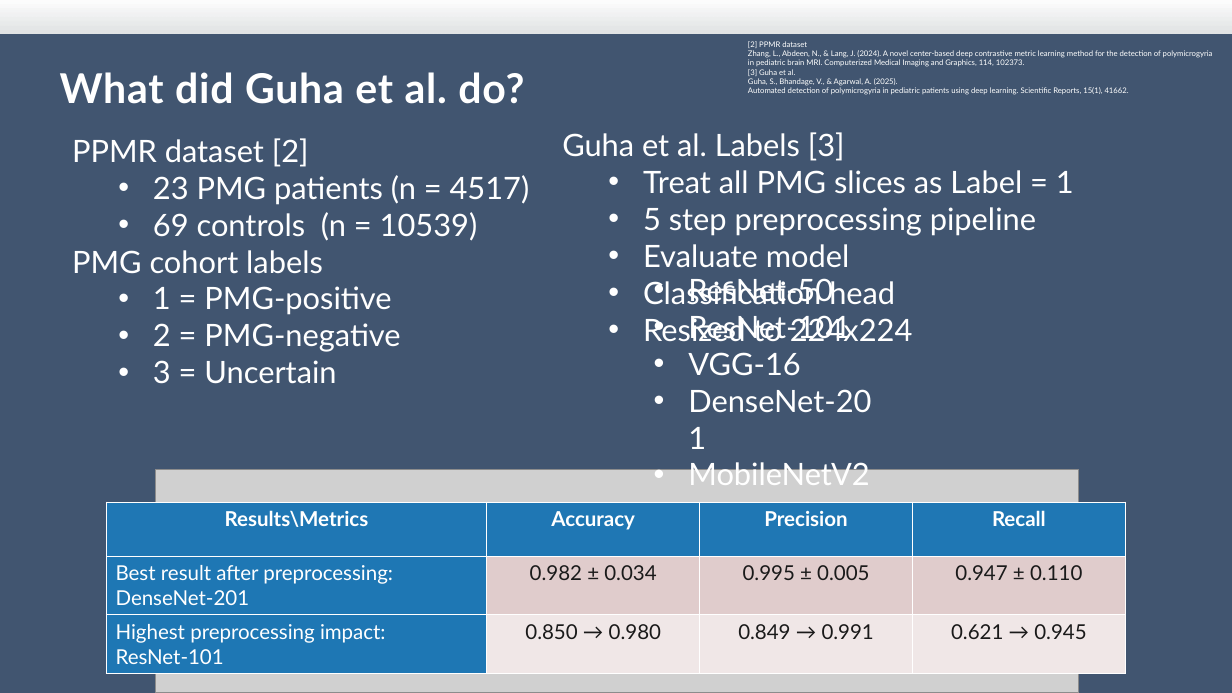
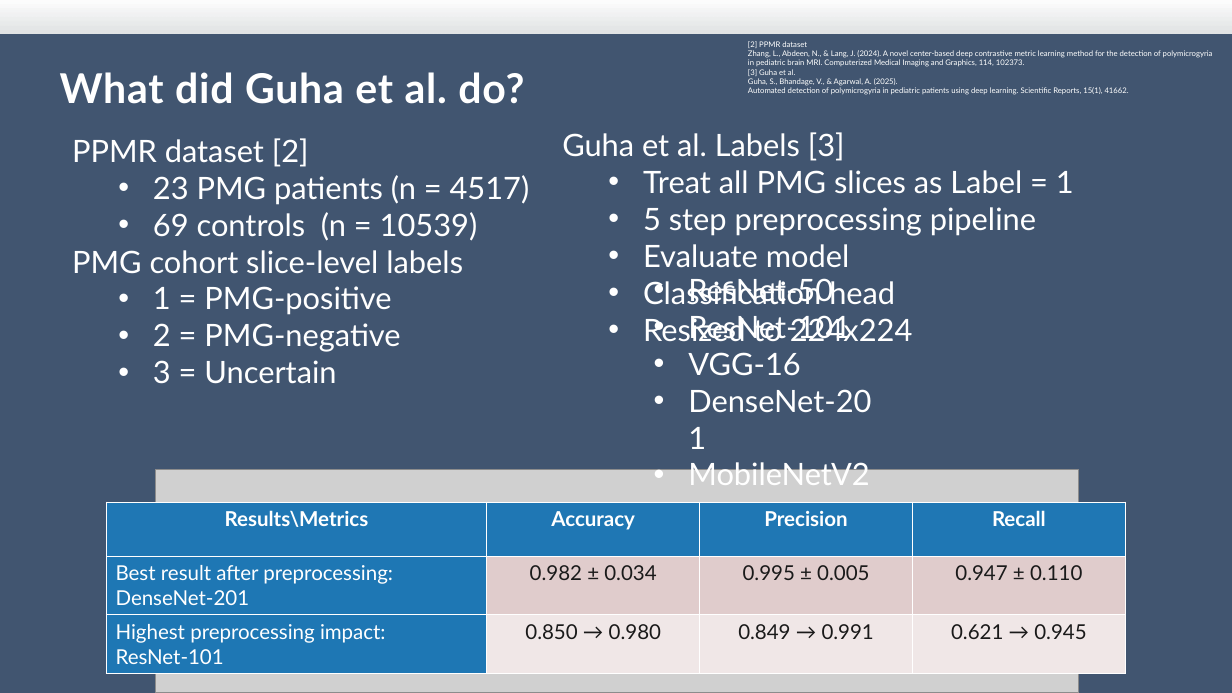
Before and after one commit to HolgeMax/PMG, a slide deck: slide 3 of powerpoint/PMG_ku_final.pptx. Drawn at 1232x693 pixels with LibreOffice and Linux fonts; fonts in the diff are those of the drawing; grey boxes stand for pictures; background and template pictures are left out. Boxes give left, top, right and bottom in pixels: in the first picture for what was removed or moved away, otherwise in the second. Text is boxed around its words. In the diff, an @@ line names an element or a change of style, - is before the commit and + after.

```diff
--- a/powerpoint/PMG_ku_final.pptx
+++ b/powerpoint/PMG_ku_final.pptx
@@ text at <box>72,250,463,274</box>: text changed @@
-PMG cohort labels
+PMG cohort slice-level labels
```
Also in this commit, not shown: 25 other files.
